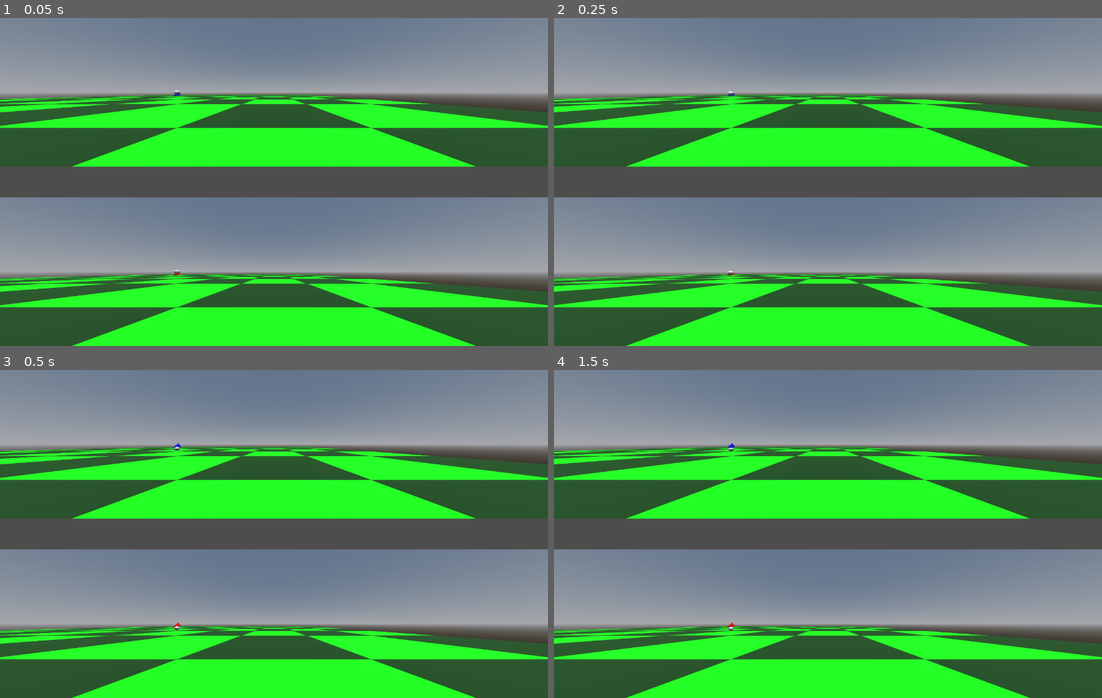
Above: before the commit, frames 1-4 (two rows, left to right).
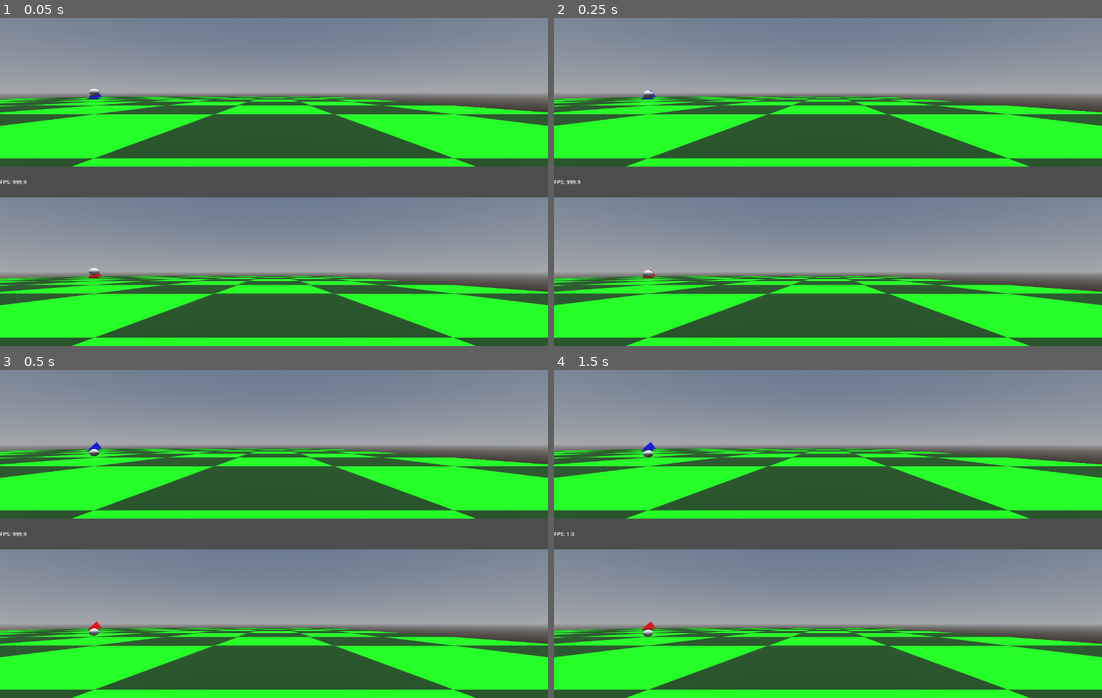
Above: after the commit, the same moments.

Repository: soerenkoehler/openblazer
Game: Godot game, scene res://main.tscn
Two runs of this game, one before a commit and one after it. Both use one fixed random seed, a clock stepped at 60 frames per second and the inputs below.
Inputs:
- Up to frame 1 (0.05 s): no input
- Up to frame 2 (0.25 s): no input
- Up to frame 3 (0.5 s): no input
- Up to frame 4 (1.5 s): tap Enter at 1.25 s

The runs differ from the first frame. In frame 1, 27% of the frame differs, in the area x 0-100%, y 21-98%; in frame 2, 27%; in frame 3, 27%; in frame 4, 27%.

Commit message:
FPS Counter

Diff:
--- /dev/null
+++ b/game/fpscounter.gd
@@ -0,0 +1,10 @@
+extends Label
+
+@export var update_interval: float = 0.5
+var update_timer: float = 0.0
+
+func _process(delta: float) -> void:
+    update_timer += delta
+    if update_timer >= update_interval:
+        text = "FPS: %.1f" % Engine.get_frames_per_second()
+        update_timer = 0.0
--- a/game/main.tscn
+++ b/game/main.tscn
@@ -2,6 +2,11 @@
 
 [ext_resource type="Script" uid="uid://dib38rk4mtnwd" path="res://main.gd" id="1_h2yge"]
 [ext_resource type="PackedScene" uid="uid://2hi7afuk3kwf" path="res://splitscreen.tscn" id="2_0xm2m"]
+[ext_resource type="Script" uid="uid://b1l15gqigrk2q" path="res://fpscounter.gd" id="3_h2yge"]
+
+[sub_resource type="LabelSettings" id="LabelSettings_1bvp3"]
+line_spacing = 0.0
+font_size = 13
 
 [node name="Main" type="Control" unique_id=189423835]
 layout_mode = 3
@@ -35,3 +40,19 @@
 
 [node name="Player2" parent="VBoxContainer" unique_id=296026050 instance=ExtResource("2_0xm2m")]
 layout_mode = 2
+
+[node name="FPSCounter" type="Label" parent="." unique_id=604947215]
+z_index = 1
+layout_mode = 1
+anchors_preset = 4
+anchor_top = 0.5
+anchor_bottom = 0.5
+offset_top = -9.0
+offset_right = 70.0
+offset_bottom = 9.0
+grow_vertical = 2
+text = "FPS: 999.9"
+label_settings = SubResource("LabelSettings_1bvp3")
+vertical_alignment = 2
+max_lines_visible = 1
+script = ExtResource("3_h2yge")
--- a/game/splitscreen.tscn
+++ b/game/splitscreen.tscn
@@ -10,3 +10,4 @@
 render_target_update_mode = 4
 
 [node name="Camera3D" type="Camera3D" parent="SubViewport" unique_id=1496441369]
+fov = 45.0
Not shown, added: game/fpscounter.gd.uid
